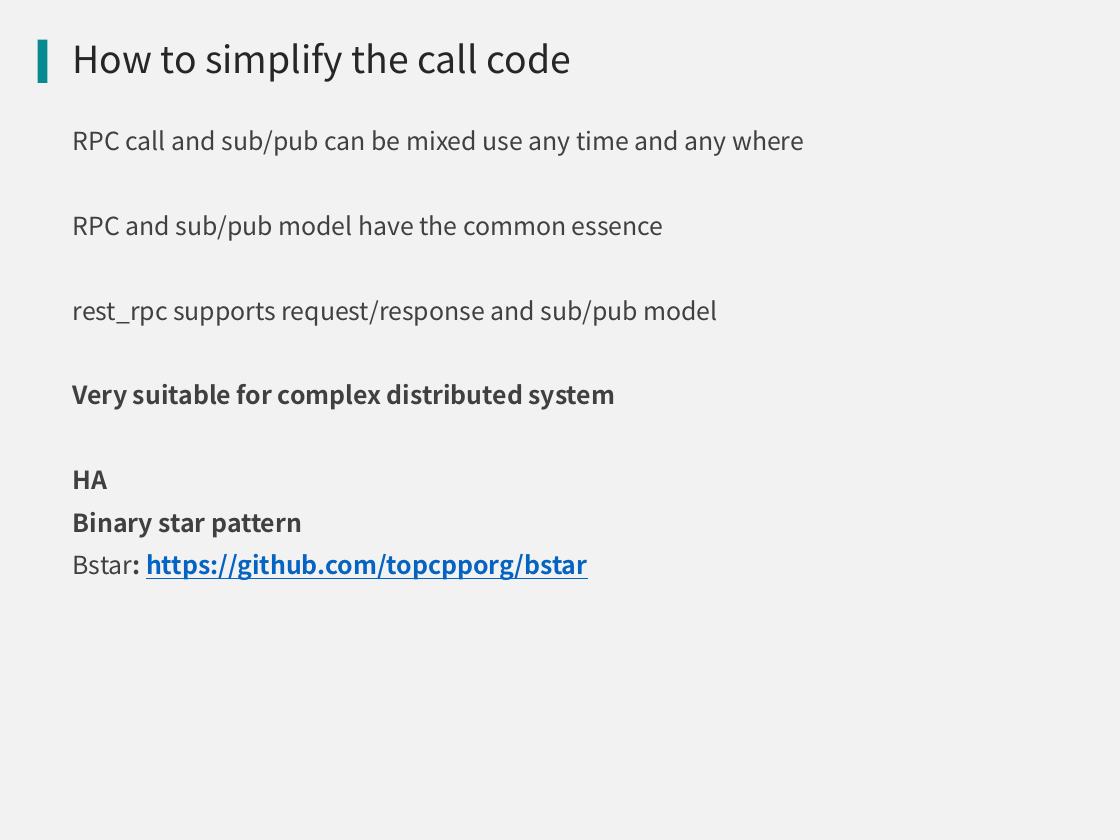
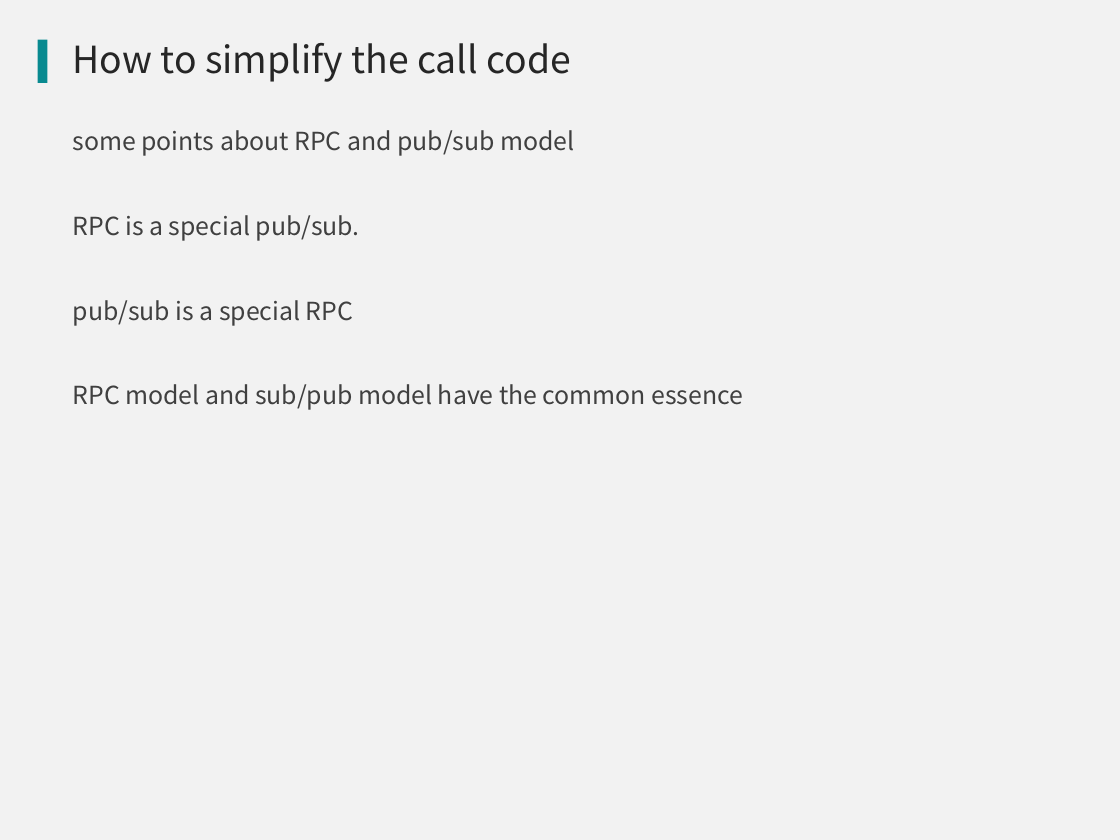
Before and after one commit to qicosmos/cppnow2017-ppt, a slide deck: slide 35 of An easy to use RPC framework implemented by c++11 and c++14.pptx (slide 27 before the commit). Drawn at 1120x840 pixels with LibreOffice and Linux fonts; fonts in the diff are those of the drawing; background and template pictures are left out. Boxes give left, top, right and bottom in pixels: in the first picture for what was removed or moved away, otherwise in the second. Text is boxed around its words. In the diff, an @@ line names an element or a change of style, - is before the commit and + after.

Commit message:
update

```diff
--- a/An easy to use RPC framework implemented by c++11 and c++14.pptx
+++ b/An easy to use RPC framework implemented by c++11 and c++14.pptx
@@ text at [73,130,744,410]: text changed @@
-RPC call and sub/pub can be mixed use any time and any where
-RPC and sub/pub model have the common essence
-rest_rpc supports request/response and sub/pub model
-Very suitable for complex distributed system
-HA
-Binary star pattern
-Bstar: https://github.com/topcpporg/bstar
+some points about RPC and pub/sub model
+RPC is a special pub/sub.
+pub/sub is a special RPC
+RPC model and sub/pub model have the common essence
```
Also in this commit, not shown: 10 other slides changed, 1 slide added, 1 slide removed.
